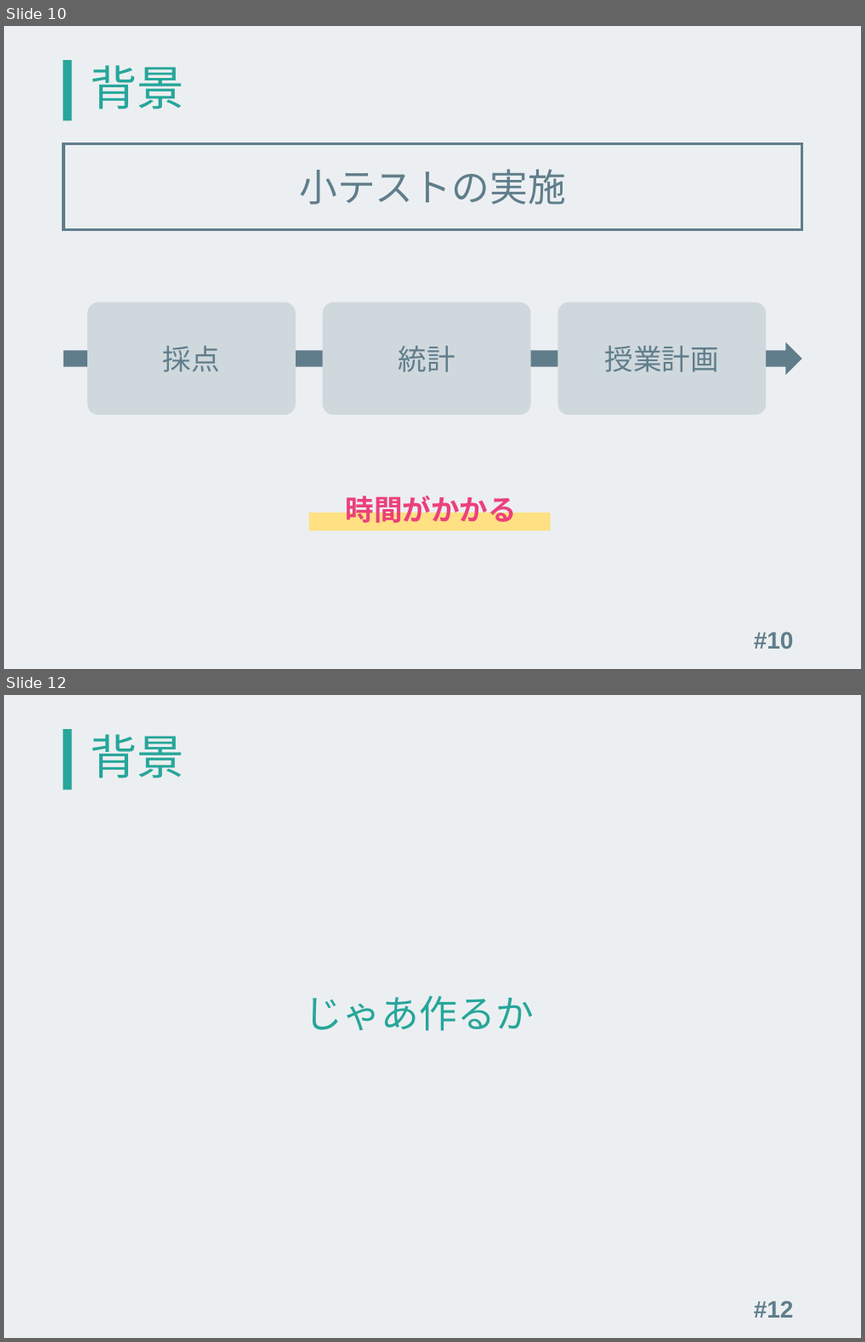
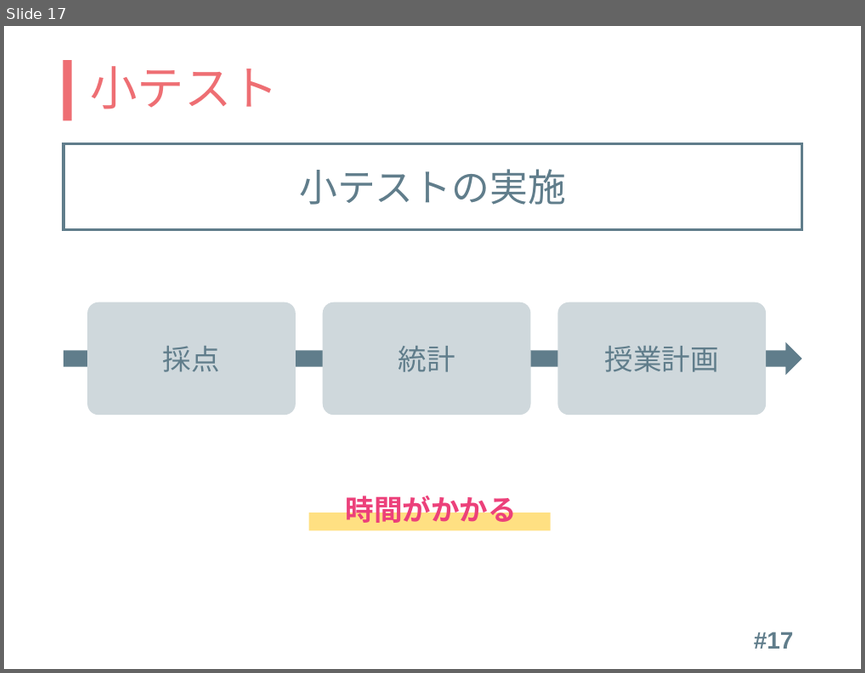
Before and after one commit to kinc-shinshu/smat-presentation, a slide deck: slide.pptx. Shown one above the other, each under a label of ours: slides 10 and 12 before the commit, slide 17 after it; the slides between them are not shown. The pictures are 865x1342 and 865x673 pixels, drawn with LibreOffice and Linux fonts; fonts in the diff are those of the drawing. Boxes give left, top, right and bottom in pixels: in the first picture for what was removed or moved away, otherwise in the second. Text is boxed around its words. In the diff, an @@ line names an element or a change of style, - is before the commit and + after.

```diff
--- a/slide.pptx
+++ b/slide.pptx
@@ slide 12 removed at <box>4,695,861,1338</box>, background #ECEFF1; not listed: 1 template element that a slide beside it also shows @@
@@ title removed at <box>91,734,185,778</box> @@
-背景
@@ text removed at <box>305,995,534,1031</box> @@
-じゃあ作るか
@@ page number removed at <box>754,1300,794,1317</box> @@
-#12
@@ what was slide 10 is now slide 17 @@
@@ slide 17 changed as well @@
@@ background #ECEFF1 to #FFFFFF @@
@@ rectangle at <box>64,60,72,121</box>: fill #26A69A to #EE6E73 @@
@@ title at <box>91,66,279,109</box>: text changed; text colour #26A69A to #EE6E73 @@
-背景
+小テスト
@@ page number at <box>754,631,794,648</box>: text changed @@
-#10
+#17
```
Also in this commit, not shown: 10 other slides changed, 16 slides added, 14 other slides removed, 1 other file.
